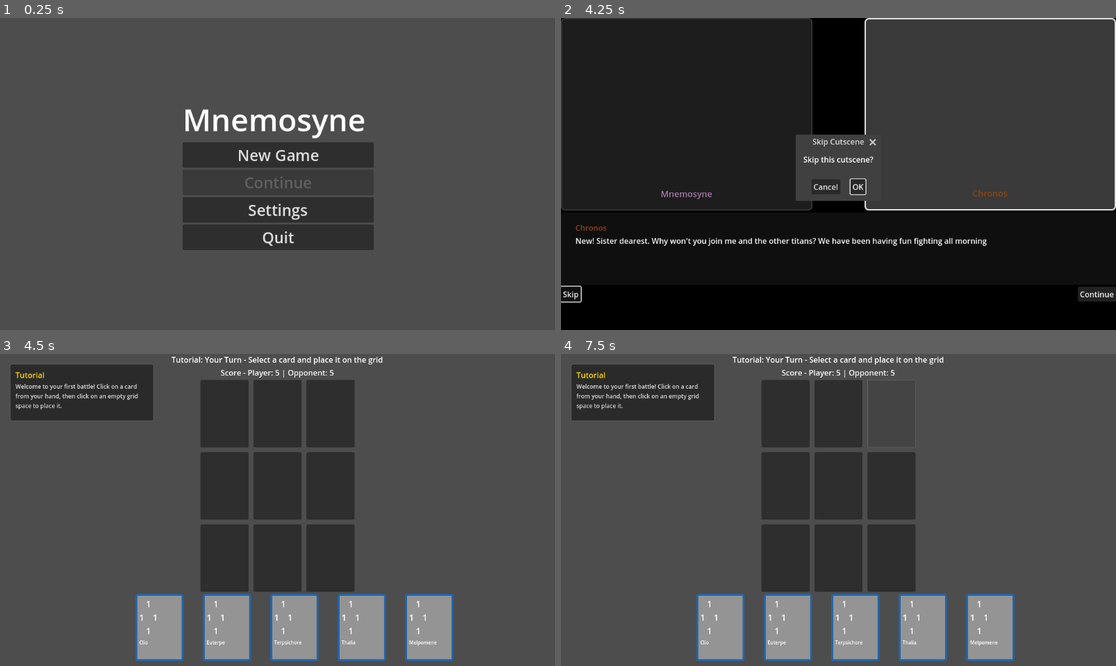
Above: before the commit, frames 1-4 (two rows, left to right).
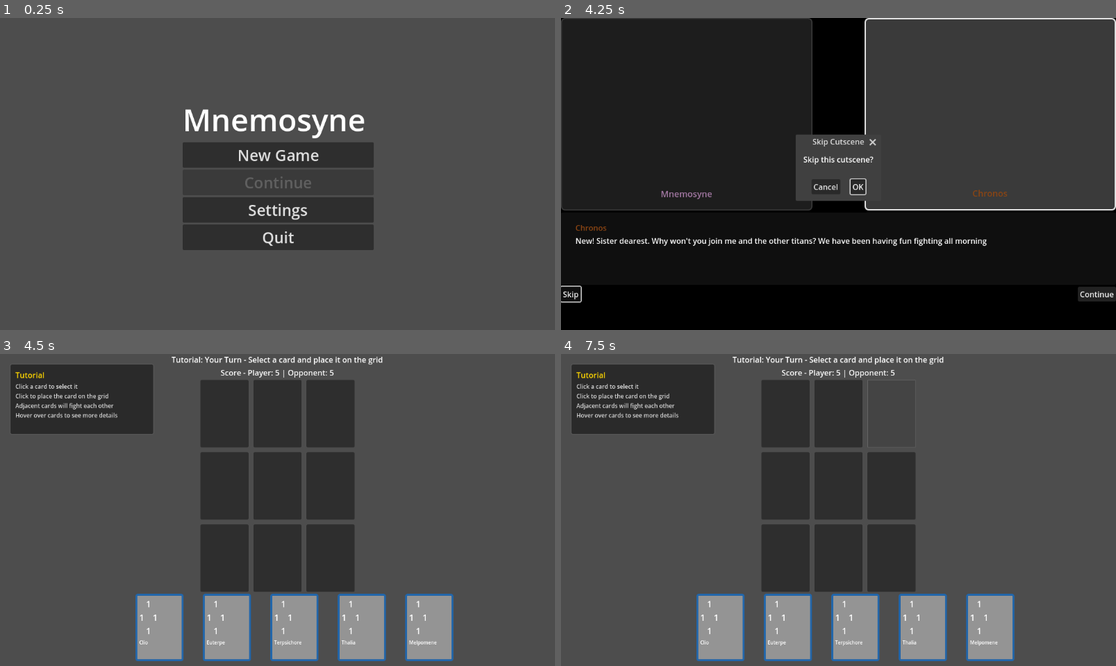
Above: after the commit, the same moments.

Repository: leslieharding/Mnemosyne
Game: Godot game, scene res://Scenes/MainMenu.tscn
The game is run twice, just before and just after one commit, with the same random seed, the same clock (stepped at 60 frames per second) and the same inputs.
Inputs (mouse positions are in pixels of both pictures, inside the frame that each line leads up to):
- Up to frame 1 (0.25 s): no input
- Up to frame 2 (4.25 s): click "New Game" at 0.5 s; click "Skip" at 1.25 s; click "Skip" at 2 s; click "Continue" at 2.75 s; click "Continue" at 3.5 s
- Up to frame 3 (4.5 s): click "OK" at 4.25 s
- Up to frame 4 (7.5 s): tap Enter (ui_accept) at 5, 5.27, 5.75, 6.02, 6.5, 7.25 s; move the mouse to (960, 494) at 5.02 s; hold Right (ui_right) 5.03-5.78 s; click (960, 494) at 5.17 s; move the mouse to (727, 525) at 5.77 s; hold Down (ui_down) 5.78-6.53 s; move the mouse to (894, 441) at 6.52 s; hold Right (ui_right) 6.53-7.28 s; move the mouse to (810, 572) at 7.27 s; hold Up (ui_up) from 7.28 s (still down); click (810, 572) at 7.42 s

Frames 1-2 are identical in both runs. In frame 3, 1.8% of the frame differs, in the area x 1-28%, y 9-26%; in frame 4, 1.8%.

Commit message:
adding in tie mechanics (unsure if works, hard to test)

Diff:
--- a/Scripts/card_battle_manager.gd
+++ b/Scripts/card_battle_manager.gd
@@ -97,6 +97,8 @@
 var tutorial_modal: AcceptDialog
 var tutorial_panel: PanelContainer
 
+var consecutive_draws: int = 0
+
 func _ready():
 	# Get the current god from scene parameters first
 	var params = get_scene_params()
@@ -222,7 +224,11 @@
 
 	# Tutorial text
 	var text_label = Label.new()
-	text_label.text = "Welcome to your first battle! Click on a card from your hand, then click on an empty grid space to place it."
+	text_label.text = "Click a card to select it
+	Click to place the card on the grid
+	Adjacent cards will fight each other
+	Hover over cards to see more details
+	"
 	text_label.add_theme_font_size_override("font_size", 12)
 	text_label.add_theme_color_override("font_color", Color("#DDDDDD"))
 	text_label.autowrap_mode = TextServer.AUTOWRAP_WORD_SMART
@@ -1046,7 +1052,7 @@
 
 	return available_slots == 0 or (player_deck.is_empty() and not opponent_manager.has_cards())
 
-# Replace this entire function in Scripts/card_battle_manager.gd (around lines 880-960)
+
 
 func end_game():
 	# Tutorial ending - different flow
@@ -1078,12 +1084,65 @@
 	if scores.player > scores.opponent:
 		winner = "You win!"
 		victory = true
+		consecutive_draws = 0  # Reset draw counter on victory
 	elif scores.opponent > scores.player:
 		winner = "You lose!"
 		victory = false
+		consecutive_draws = 0  # Reset draw counter on loss
 	else:
-		winner = "It's a tie!"
-		victory = true  # Treat ties as victories for experience purposes
+		# Handle draw
+		consecutive_draws += 1
+
+		if consecutive_draws >= 2:
+			# Second consecutive draw counts as a loss
+			winner = "Second draw in a row - You lose!"
+			victory = false
+			consecutive_draws = 0  # Reset for next encounter
+
+			# Record the enemy encounter as a loss
+			record_enemy_encounter(false)
+
+			# Record god experience (you used this god in battle)
+			record_god_experience()
+
+			# Trigger conversation flags based on battle outcome
+			if has_node("/root/ConversationManagerAutoload"):
+				var conv_manager = get_node("/root/ConversationManagerAutoload")
+
+				# Check if this was a boss battle
+				if is_boss_battle:
+					print("Triggering first_boss_loss conversation")
+					conv_manager.trigger_conversation("first_boss_loss")
+				else:
+					print("Triggering first_run_defeat conversation")
+					conv_manager.trigger_conversation("first_run_defeat")
+
+			# Show defeat message and go to summary
+			game_status_label.text = "Defeat! " + winner
+			disable_player_input()
+			opponent_is_thinking = false
+			turn_manager.end_game()
+
+			# Add a delay then go to run summary
+			await get_tree().create_timer(3.0).timeout
+
+			# Pass data to summary screen
+			var params = get_scene_params()
+			get_tree().set_meta("scene_params", {
+				"god": params.get("god", current_god),
+				"deck_index": params.get("deck_index", 0),
+				"victory": false
+			})
+			get_tree().change_scene_to_file("res://Scenes/RunSummary.tscn")
+			return
+		else:
+			# First draw - restart the round
+			winner = "It's a draw! Restarting round... (Warning: Second draw will count as defeat)"
+			game_status_label.text = winner
+
+			# Reset the game state for a new round
+			restart_round()
+			return  # Exit early, don't proceed with normal end game logic
 
 	# Record the enemy encounter in memory journal
 	record_enemy_encounter(victory)
@@ -1137,6 +1196,70 @@
 
 	# Return to map with updated progress
 	show_reward_screen()
+
+
+# Add this new function to Scripts/card_battle_manager.gd
+func restart_round():
+	print("Restarting round due to draw")
+
+	# Clear the grid
+	for i in range(grid_slots.size()):
+		if grid_occupied[i]:
+			var slot = grid_slots[i]  # Get the slot reference
+			# Remove card display if present
+			for child in slot.get_children():
+				child.queue_free()
+
+		# Reset grid state
+		grid_occupied[i] = false
+		grid_ownership[i] = Owner.NONE
+		grid_card_data[i] = null
+
+		# Reset slot styling - get slot reference again
+		var slot = grid_slots[i]
+		slot.add_theme_stylebox_override("panel", default_grid_style)
+
+	# Clear grid to collection index mapping
+	grid_to_collection_index.clear()
+
+	# Reset passive abilities tracking
+	active_passive_abilities.clear()
+
+	# Reset card selection
+	selected_card_index = -1
+	current_grid_index = -1
+
+	# Reset opponent thinking state
+	opponent_is_thinking = false
+
+	# Restore original decks (you'll need to reload them)
+	restore_original_decks()
+
+	# Redisplay player hand
+	display_player_hand()
+
+	# Start a new coin flip
+	await get_tree().create_timer(2.0).timeout  # Brief pause
+	turn_manager.start_game()
+
+func restore_original_decks():
+	# Reload player deck
+	var params = get_scene_params()
+	var god_name = params.get("god", current_god)
+	var deck_index = params.get("deck_index", 0)
+
+	var collection_path = "res://Resources/Collections/" + god_name.to_lower() + ".tres"
+	var collection: GodCardCollection = load(collection_path)
+	if collection:
+		var deck_def = collection.decks[deck_index]
+		deck_card_indices = deck_def.card_indices.duplicate()
+		player_deck = collection.get_deck(deck_index)
+
+	# Reload opponent deck
+	setup_opponent_from_params()  # This will reload their deck
+
+
+
 
 func _on_tutorial_finished():
 	print("Tutorial battle completed, transitioning to post-battle cutscene")
--- a/Scripts/cutscene_manager.gd
+++ b/Scripts/cutscene_manager.gd
@@ -70,12 +70,12 @@
 	opening_lines.append(DialogueLine.new("Chiron", "It feels a little ridiculous me telling you of all people how to learn"))
 	opening_lines.append(DialogueLine.new("Chiron", "But when I learn something new, I usually find someone I trust and ask them to teach me."))
 	opening_lines.append(DialogueLine.new("Mnemosyne", "So will you then? Teach me?"))
-	opening_lines.append(DialogueLine.new("Chiron", "Of course I will. What do you want to learn?"))
+	opening_lines.append(DialogueLine.new("Chiron", "Of course I will. Who would be foolish enough to pass up such an opportunity. Where should we start?"))
 	opening_lines.append(DialogueLine.new("Mnemosyne", "I want to be able to stand up for myself"))
 	opening_lines.append(DialogueLine.new("Chiron", "My advice, start with relying on the power of others, until you have built up your own strength"))
 	opening_lines.append(DialogueLine.new("Chiron", "Go and visit Apollo, he owes me one for Asclepius."))
 	opening_lines.append(DialogueLine.new("Mnemosyne", "Thank you Chiron. "))
-	opening_lines.append(DialogueLine.new("Chiron", "I’ll be here when you need me."))
+
 
 
 	var opening_cutscene = CutsceneData.new("opening_awakening", [mnemosyne, chiron], opening_lines)
--- a/Scripts/run_map.gd
+++ b/Scripts/run_map.gd
@@ -233,11 +233,9 @@
 
 # Update the UI labels
 func update_ui():
-	title_label.text = "Choose Your Path - " + selected_god
 
 	var completed_count = current_map.completed_nodes.size()
 	var total_count = current_map.nodes.size()
-	progress_label.text = "Progress: " + str(completed_count) + "/" + str(total_count) + " nodes completed"
 
 	# Check if run is complete
 	check_run_completion()
